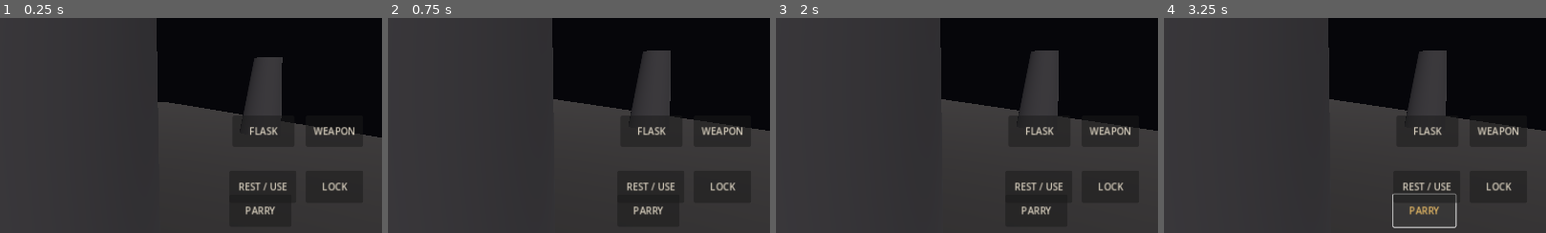
Above: before the commit, frames 1-4 (left to right).
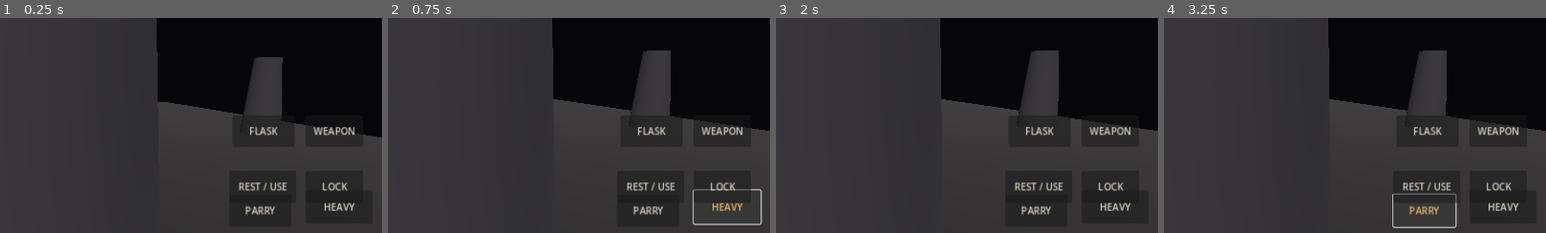
Above: after the commit, the same moments.

Repository: codingscenes2-cyber/SoulLans
Game: Godot game, scene res://scenes/main.tscn
The game is run twice, just before and just after one commit, with the same random seed, the same clock (stepped at 60 frames per second) and the same inputs.
Inputs (mouse positions are % of the whole screen's width and height, from its top left):
- Up to frame 1 (0.25 s): no input
- Up to frame 2 (0.75 s): click (93, 73) at 0.5 s, where only the run after the commit has a clickable "HEAVY"
- Up to frame 3 (2 s): click "ATTACK" at 1.25 s
- Up to frame 4 (3.25 s): click "BLOCK" at 2 s; click "PARRY" at 2.75 s
The pictures show only the part of the screen within x 49-99%, y 29-79%; the shares and areas given below are measured in that part.

The runs differ from the first frame. In frame 1, 0.2% of the frame differs, in the area x 85-93%, y 85-90%; in frame 2, 0.6%, in the area x 79-98%, y 79-97%; in frame 3, 0.2%; in frame 4, 0.2%.

Commit message:
Add heavy attack touch control

Diff:
--- a/scripts/mobile_hud.gd
+++ b/scripts/mobile_hud.gd
@@ -21,6 +21,7 @@
     root.add_child(status_label)
 
     _add_button(root, "ATTACK", Vector2(-142, -150), "attack", Vector2(112, 68), true)
+    _add_button(root, "HEAVY", Vector2(-142, -225), "heavy_attack", Vector2(112, 56), true)
     _add_button(root, "BLOCK", Vector2(-270, -150), "block", Vector2(104, 58), true)
     _add_button(root, "PARRY", Vector2(-270, -218), "parry", Vector2(104, 54), true)
     _add_button(root, "DODGE", Vector2(-265, -78), "dodge", Vector2(104, 62), true)
